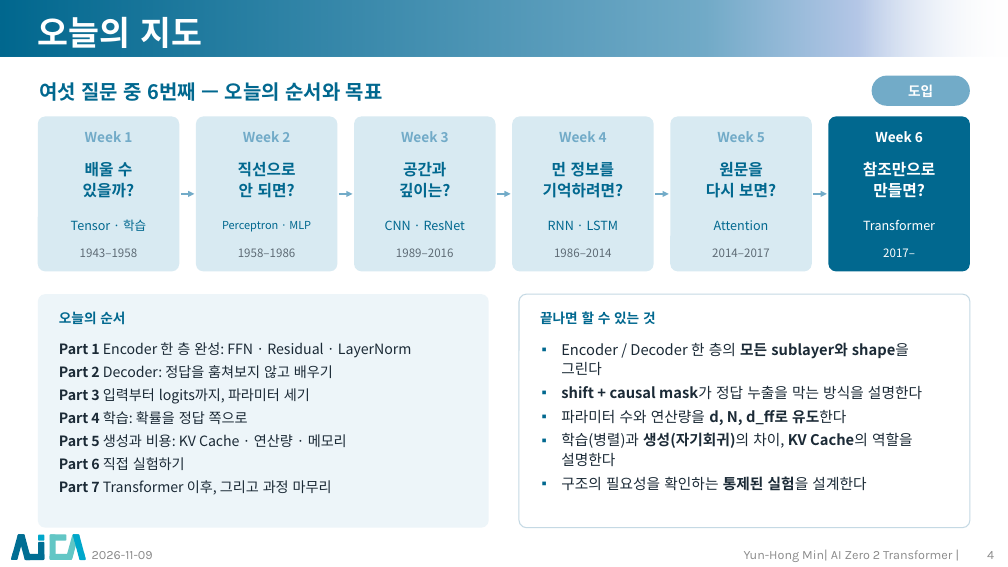
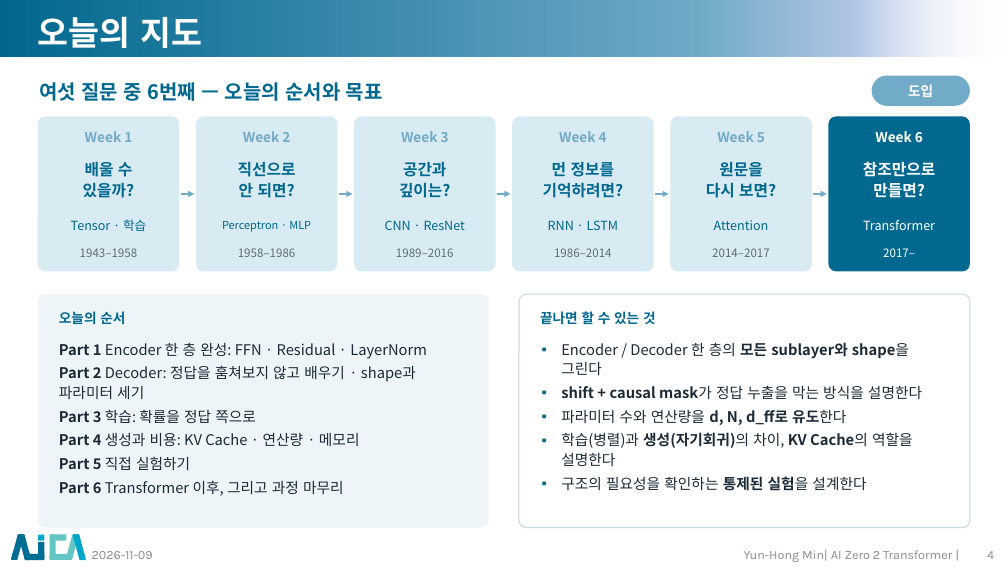
Before and after one commit to myunhh/AI-Zero-2-Transformers, a slide deck: slide 4 of lectures/week06_transformer_complete.pptx. Drawn at 1008x567 pixels with LibreOffice and Linux fonts; fonts in the diff are those of the drawing; background and template pictures are left out. Boxes give left, top, right and bottom in pixels: in the first picture for what was removed or moved away, otherwise in the second. Text is boxed around its words. In the diff, an @@ line names an element or a change of style, - is before the commit and + after.

```diff
--- a/lectures/week06_transformer_complete.pptx
+++ b/lectures/week06_transformer_complete.pptx
@@ text at (59,343,427,359): size 13.5 to 14 pt in "Part 1 Encoder 한 층 완성: FFN ..." @@
@@ text at (59,365,416,496): text changed; size 13.5 to 14 pt @@
-Part 2 Decoder: 정답을 훔쳐보지 않고 배우기
-Part 3 입력부터 logits까지, 파라미터 세기
-Part 4 학습: 확률을 정답 쪽으로
-Part 5 생성과 비용: KV Cache · 연산량 · 메모리
-Part 6 직접 실험하기
-Part 7 Transformer 이후, 그리고 과정 마무리
+Part 2 Decoder: 정답을 훔쳐보지 않고 배우기 · shape과 파라미터 세기
+Part 3 학습: 확률을 정답 쪽으로
+Part 4 생성과 비용: KV Cache · 연산량 · 메모리
+Part 5 직접 실험하기
+Part 6 Transformer 이후, 그리고 과정 마무리
```
Also in this commit, not shown: 35 other slides changed, 4 slides removed, 14 other files.
